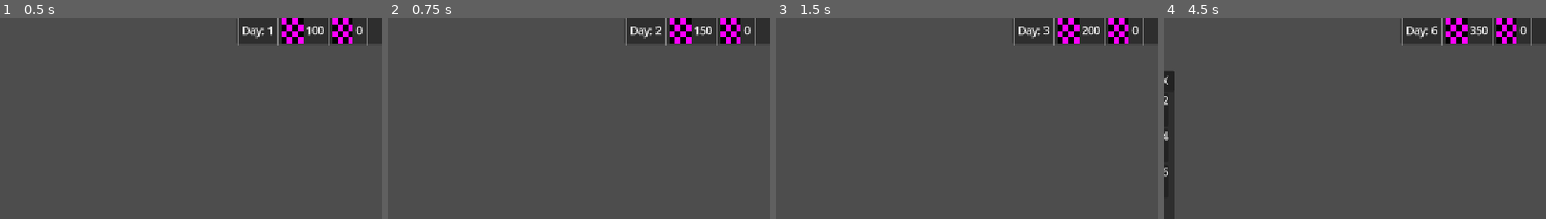
Above: before the commit, frames 1-4 (left to right).
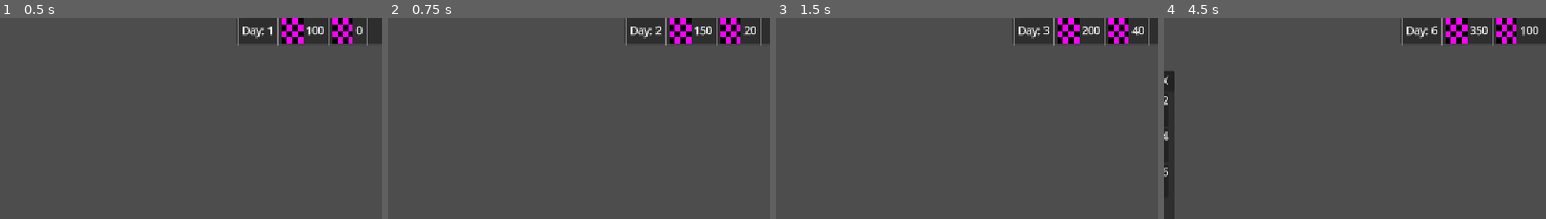
Above: after the commit, the same moments.

Repository: jekkelock/rising2
Game: Godot game, scene res://scenes/main.tscn
Same seed, same stepped clock (60 frames per second), same inputs: the game is played once before the commit and once after it.
Inputs (mouse positions are % of the whole screen's width and height, from its top left):
- Up to frame 1 (0.5 s): no input
- Up to frame 2 (0.75 s): click "END DAY" at 0.5 s
- Up to frame 3 (1.5 s): click "END DAY" at 1.25 s
- Up to frame 4 (4.5 s): click "END DAY" at 2 s; tap Enter at 2.75 s; move the mouse to (57, 61) at 2.77 s; click (57, 61) at 2.92 s; move the mouse to (30, 59) at 3.52 s; click (30, 59) at 3.67 s; tap Space at 4.25 s; move the mouse to (60, 30) at 4.27 s; click (60, 30) at 4.42 s
The pictures show only the part of the screen within x 29-79%, y 0-50%; the shares and areas given below are measured in that part.

Frame 1 is identical in both runs. In frame 2, 0.1% of the frame differs, in the area x 93-98%, y 0-14%; in frame 3, 0.1%; in frame 4, 0.2%.

Commit message:
semi stable
stops updating wood on max level

Diff:
--- a/city.gd
+++ b/city.gd
@@ -1,7 +1,7 @@
 extends Node
 
-var lumber_level = 1
-var quarry_level = 0
+#var lumber_level = 2
+#var quarry_level = 0
 @export var city_name = "city1"
 
 var building_info: Dictionary = {
@@ -19,6 +19,22 @@
 	}
 }
 
+var building_upgrade_cost: Dictionary = {
+	"lumber_yard": {
+		1: {
+			ResourceManager.ResourceType.WOOD: 100
+		},
+		2: {
+			ResourceManager.ResourceType.WOOD: 500,
+			ResourceManager.ResourceType.STONE: 150
+		},
+		3: {
+			ResourceManager.ResourceType.WOOD: 750,
+			ResourceManager.ResourceType.STONE: 300
+		}
+	}
+}
+
 
 # Called when the node enters the scene tree for the first time.
 func _ready() -> void:
@@ -29,14 +45,14 @@
 	ResourceManager.day_stone += get_stone_produciton()
 
 func get_wood_production() -> int:
-	match lumber_level:
+	match building_info["lumber_yard"]["level"]:
 		0: return 0
 		1: return 50
 		2: return 100
 		_: return 0
 
 func get_stone_produciton() -> int:
-	match quarry_level:
+	match building_info["quarry"]["level"]:
 		0: return 0
 		1: return 20
 		2: return 40
--- a/scenes/panel.gd
+++ b/scenes/panel.gd
@@ -4,7 +4,7 @@
 var is_open: bool = false
 var current_city = null
 var is_info_open: bool = false
-var current_info: String = ""
+var current_info: String = ""       #Stores current building info
 
 # Called when the node enters the scene tree for the first time.
 func _ready() -> void:
@@ -14,19 +14,15 @@
 	#WHAT BUILDING INFORMATION TO DFISPLAY
 	$Panel/VBoxContainer/MarginContainer/GridContainer/Building1.gui_input.connect(_on_building_clicked.bind("lumber_yard"))
 	$Panel/VBoxContainer/MarginContainer/GridContainer/Building2/HBoxContainer.gui_input.connect(_on_building_clicked.bind("quarry"))
-
 func _on_building_clicked(event: InputEvent, building_name: String) -> void:
 	if event is InputEventMouseButton and event.pressed and event.button_index == MOUSE_BUTTON_LEFT:
 		building_panel(building_name)
 		current_info = building_name
-
-
 func _on_city_selected(city: Node) -> void:
 	if is_open == true and current_city == city:
 		close()
 	else:
 		open(city)
-
 func open(city) -> void:
 	current_city = city
 	is_open = true
@@ -34,7 +30,6 @@
 	tween.tween_property($Panel, "position:x", 70 ,0.3)
 	tween.tween_property($Panel, "position:x", 50 ,0.2)
 	_populate()
-
 func close() -> void:
 	is_open = false
 	current_city = null
@@ -43,19 +38,13 @@
 	var tween = create_tween()
 	tween.tween_property($Panel, "position:x", 70, 0.2)
 	tween.tween_property($Panel, "position:x", -panel_width, 0.2)
-
 func _populate() -> void:
 	if current_city == null:
 		return
 	else:
 		$Panel/VBoxContainer/CityNameLabel.text = current_city.city_name
 		$Panel/VBoxContainer/MarginContainer/GridContainer/Building1/HBoxContainer/VBoxContainer/Building1Label.text = "Lumber Yard"
-		$Panel/VBoxContainer/MarginContainer/GridContainer/Building1/HBoxContainer/VBoxContainer/Buidling1Level.text = "LvL: " + str(current_city.lumber_level)
-
-
-
-
-
+		$Panel/VBoxContainer/MarginContainer/GridContainer/Building1/HBoxContainer/VBoxContainer/Buidling1Level.text = "LvL: " + str(current_city.building_info["lumber_yard"]["level"])
 func building_panel(building_name: String) -> void:
 	open_info()
 	is_info_open = true
@@ -64,7 +53,7 @@
 	$InfoPanel/VBoxContainer/LevelLabel.text = "LEVEL:" + str(info["level"])
 	$InfoPanel/VBoxContainer/DescriptionLabel.text = info["description"]
 	$InfoPanel/VBoxContainer/StatsLabel.text = "Produces:" + str(info["level"] * 50)
-	$InfoPanel/VBoxContainer/UpgradeButton.text = str(info["level"] * 200)
+	$InfoPanel/VBoxContainer/UpgradeButton.text = str(info["level"] * 100)
 
 
 
@@ -79,6 +68,15 @@
 		is_info_open = true
 	var tween = create_tween()
 	tween.tween_property($InfoPanel, "modulate:a", 1, 0.2)
+func update_info():
+	var info = current_city.building_info[current_info]
+	$InfoPanel/VBoxContainer/BuildingNameLabel.text = info["name"]
+	$InfoPanel/VBoxContainer/LevelLabel.text = "LEVEL:" + str(info["level"])
+	$InfoPanel/VBoxContainer/DescriptionLabel.text = info["description"]
+	$InfoPanel/VBoxContainer/StatsLabel.text = "Produces:" + str(info["level"] * 50)
+	if info["level"] < info["max_level"]:
+		$InfoPanel/VBoxContainer/UpgradeButton.text = str(info["level"] * 100)
+	else: $InfoPanel/VBoxContainer/UpgradeButton.text = "Max Level"
 
 func close_info() -> void:
 	if is_info_open == false:
@@ -96,8 +94,35 @@
 func _on_info_close_button_pressed() -> void:
 	close_info()
 
+func get_upgrade_cost() -> Dictionary:
+	var current_level: int
+	var upgrade_cost: Dictionary
+	if current_city.building_info[current_info]["level"] < current_city.building_info[current_info]["max_level"]:
+		current_level = current_city.building_info[current_info]["level"]
+		upgrade_cost = current_city.building_upgrade_cost[current_info][current_level]
+	else:
+		print("max level")
+		upgrade_cost = {}
+	return upgrade_cost
 
 func _on_upgrade_button_pressed() -> void:
-	var cost: int = current_city.building_info[current_info]["level"] * 100
-	ResourceManager.spend({ResourceManager.ResourceType.WOOD: cost})
-	current_city.building_info[current_info]["level"] += 1
+	var cost = get_upgrade_cost()
+	if cost == {}:
+		return
+	elif ResourceManager.spend(cost):
+		current_city.building_info["lumber_yard"]["level"] += 1
+		update_info()
+	else:
+		print("no materials")
+
+
+
+
+	#var info = current_city.building_info[current_info]
+	#if info["level"] >= info["max_level"]:
+		#print("already max level")
+		#return
+	#var cost: int = check_upgrade_cost()
+	#if ResourceManager.spend({ResourceManager.ResourceType.WOOD: cost}):
+		#info["level"] += 1
+		#building_panel(current_info)
--- a/scenes/resourceBar.gd
+++ b/scenes/resourceBar.gd
@@ -8,6 +8,7 @@
 func _ready() -> void:
 	update()
 	SignalBus.day_ended.connect(_on_day_ended)
+	SignalBus.resources_changed.connect(update)
 
 
 
@@ -18,7 +19,7 @@
 func update() -> void:
 	day_label.text = "Day: " + str(GameManager.game_day)
 	wood_label.text = str(ResourceManager.get_amount(ResourceManager.ResourceType.WOOD))
-	stone_label.text = str(ResourceManager.get_amount(ResourceManager.ResourceType.STONE))
+	stone_label.text = str(ResourceManager.	get_amount(ResourceManager.ResourceType.STONE))
 
 
 func add_resources_label(resource, amount) -> void:
--- a/scripts/autoload/resourceManager.gd
+++ b/scripts/autoload/resourceManager.gd
@@ -21,13 +21,14 @@
 	day_stone = 0
 	print(amounts[ResourceType.WOOD])
 
-func spend(cost: Dictionary) -> bool:
-	if not can_afford(cost):
+
+func spend(cost: Dictionary) -> bool:      #OLD SPEND FUNCTION
+	if can_afford(cost) != true:
 		#SignalBus.notification.emit("Not enough resources!", 2.0)
 		return false
 	for resource in cost:
 		amounts[resource] -= cost[resource]
-	#SignalBus.resources_changed.emit()
+		SignalBus.resources_changed.emit()
 	return true
 
 func add_gains(gains: Dictionary) -> void:
--- a/scripts/autoload/signalBus.gd
+++ b/scripts/autoload/signalBus.gd
@@ -3,5 +3,6 @@
 #SIGNALS
 signal day_ended
 signal city_selected
+signal resources_changed
 func _ready() -> void:
 	pass
